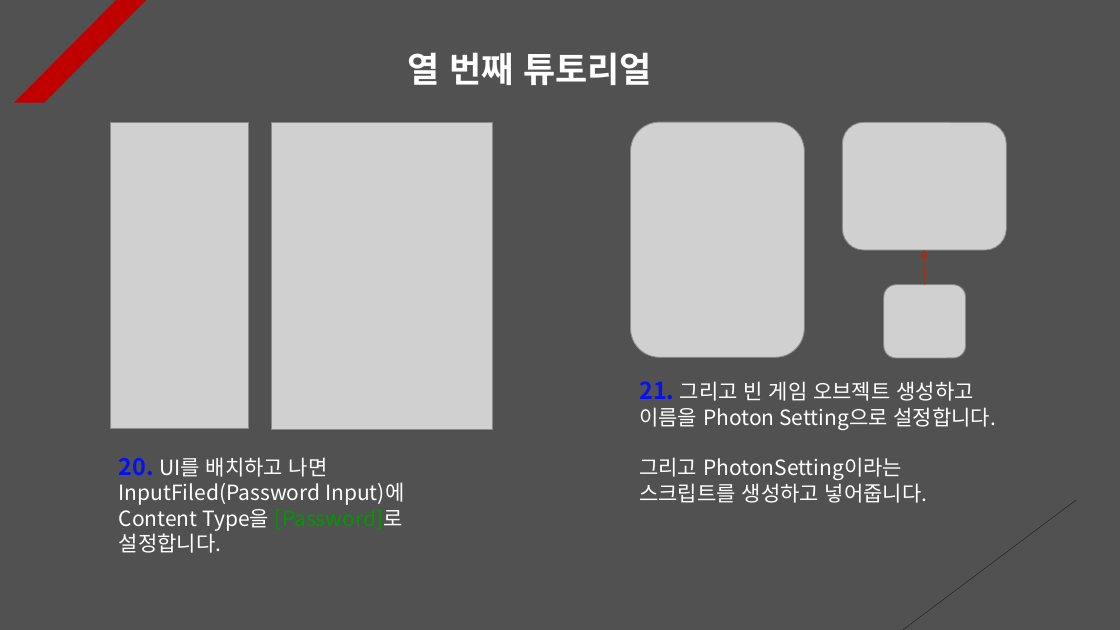
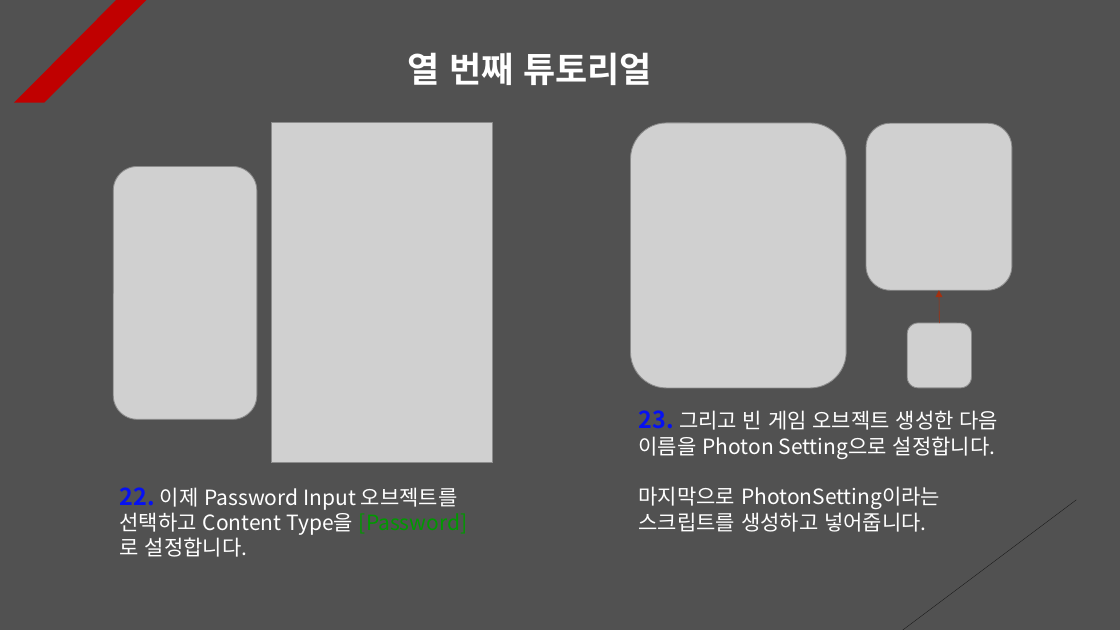
Before and after one commit to Unity2033/3D-UnityEngine, a slide deck: slide 10 of Assets/Class/Photon Server/PPT Data/Photon PlayFab.pptx. Drawn at 1120x630 pixels with LibreOffice and Linux fonts; fonts in the diff are those of the drawing; grey boxes stand for pictures. Boxes give left, top, right and bottom in pixels: in the first picture for what was removed or moved away, otherwise in the second. Text is boxed around its words. In the diff, an @@ line names an element or a change of style, - is before the commit and + after.

Commit message:
Photon Lobby Tutorial Renewal
- Render 3D objects in 2D UI space

- Implemented a function to access
  the lobby with a single button

- Add and delete resource data

```diff
--- a/Assets/Class/Photon Server/PPT Data/Photon PlayFab.pptx
+++ b/Assets/Class/Photon Server/PPT Data/Photon PlayFab.pptx
@@ picture: place and size @@
-picture at (271,123,493,429)
+picture at (271,123,493,463)
@@ picture: place and size @@
-picture at (631,122,805,357)
+picture at (631,123,847,387)
@@ picture: place and size @@
-picture at (843,123,1007,250)
+picture at (866,124,1012,291)
@@ picture: place and size @@
-picture at (111,123,250,429)
+picture at (113,166,257,419)
@@ arrow moved from (925, 285) - (924, 250) to (939, 323) - (939, 290) @@
@@ picture: place and size @@
-picture at (884,285,965,358)
+picture at (907,323,971,388)
@@ text at (639,410,999,532): text changed @@
-21. 그리고 빈 게임 오브젝트 생성하고 이름을 Photon Setting으로 설정합니다.
-그리고 PhotonSetting이라는 스크립트를 생성하고 넣어줍니다.
+23. 그리고 빈 게임 오브젝트 생성한 다음 이름을 Photon Setting으로 설정합니다.
+마지막으로 PhotonSetting이라는 스크립트를 생성하고 넣어줍니다.
@@ text at (120,487,467,557): text changed @@
-20. UI를 배치하고 나면 InputFiled(Password Input)에 Content Type을 [Password]로 설정합니다.
+22. 이제 Password Input 오브젝트를 선택하고 Content Type을 [Password]로 설정합니다.
```
Also in this commit, not shown: 6 other slides changed, 2 slides added, 1 slide removed, 26 other files.
